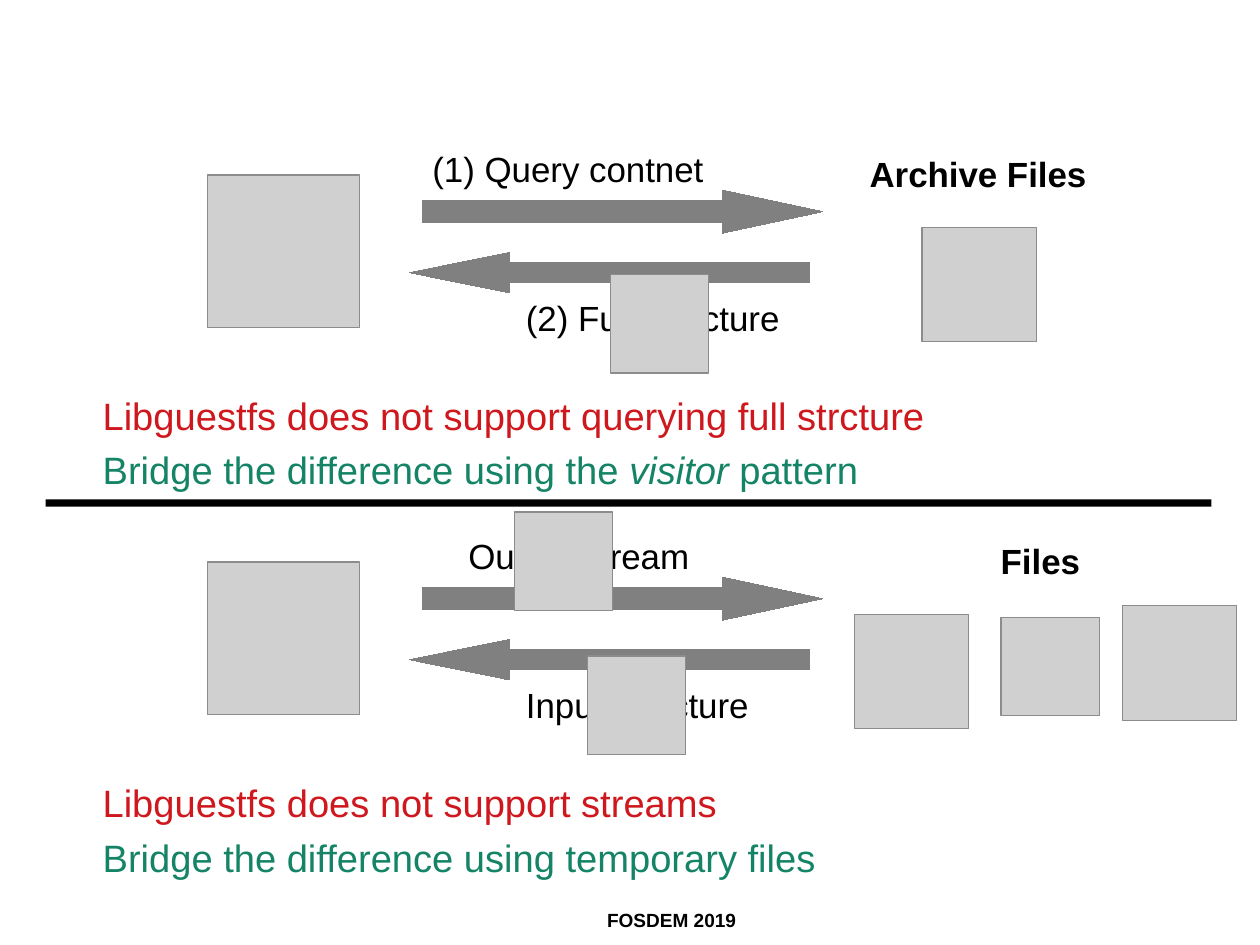
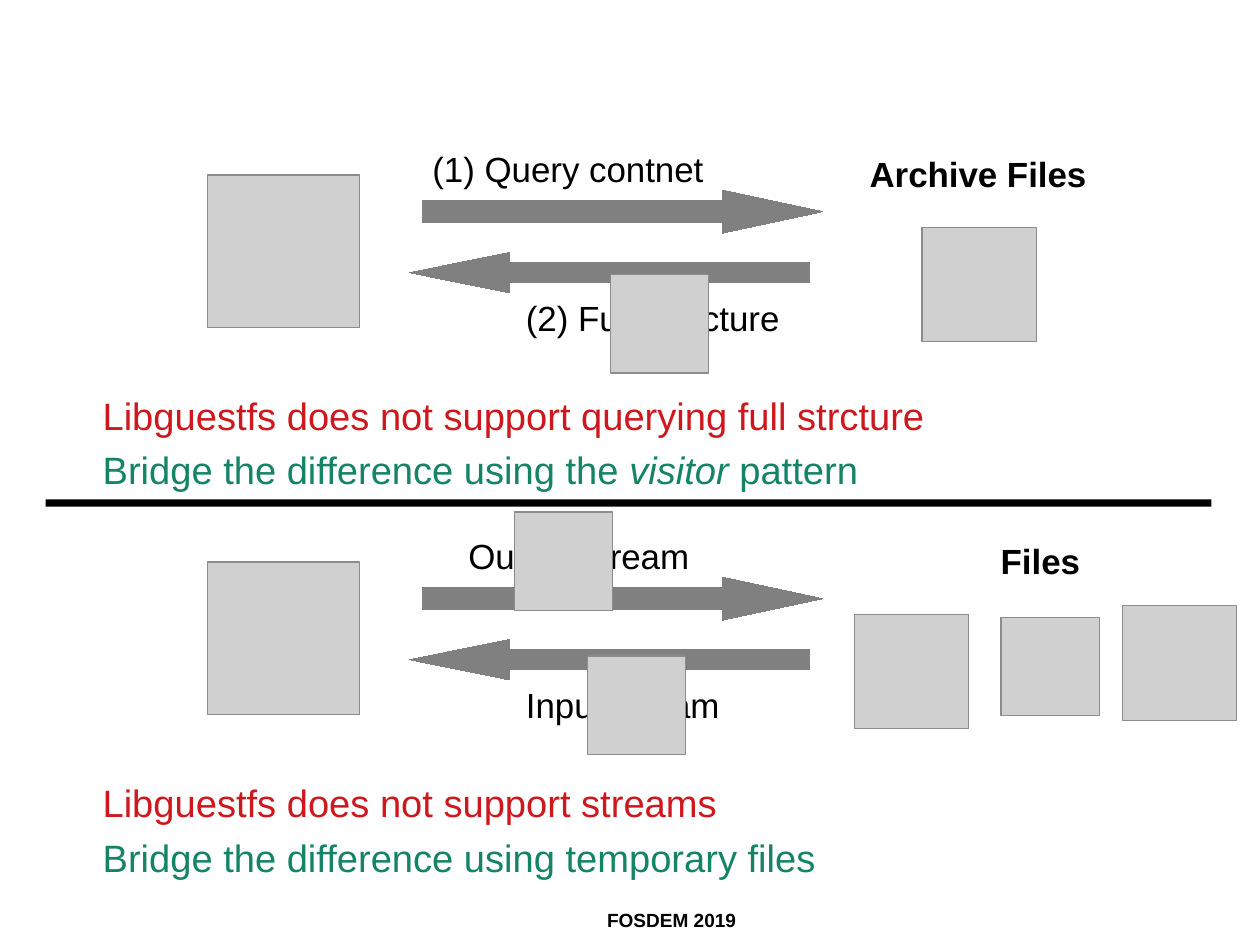
Before and after one commit to ahadas/ahadas.github.io, a slide deck: slide 20 of slides/toward_exploring_virtual_disks_using_a_file_manager.odp. Drawn at 1260x945 pixels with LibreOffice and Linux fonts; fonts in the diff are those of the drawing; grey boxes stand for pictures; background and template pictures are left out. Boxes give left, top, right and bottom in pixels: in the first picture for what was removed or moved away, otherwise in the second. Text is boxed around its words. In the diff, an @@ line names an element or a change of style, - is before the commit and + after.

```diff
--- a/slides/toward_exploring_virtual_disks_using_a_file_manager.odp
+++ b/slides/toward_exploring_virtual_disks_using_a_file_manager.odp
@@ text at [526,690,720,725]: text changed @@
-Input structure
+Input stream
```
Also in this commit, not shown: 3 other slides changed.
